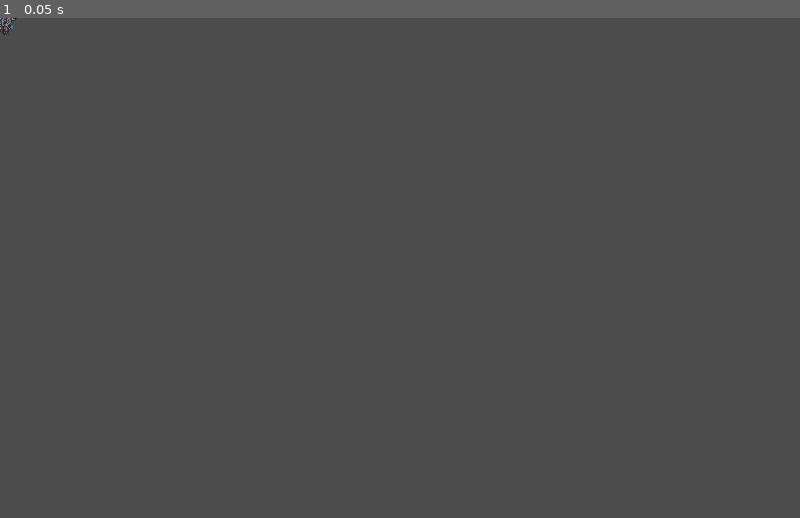
Above: before the commit, frame 1.
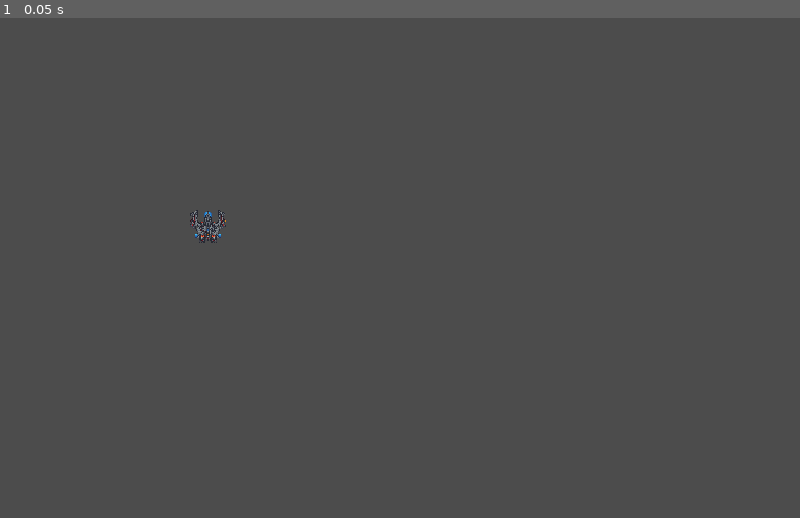
Above: after the commit, the same moment.

Repository: specialagentsoftware/spaceduel
Game: Godot game, scene res://Scenes/LargeCraft.tscn
Two runs of this game, one before a commit and one after it. Both use one fixed random seed, a clock stepped at 60 frames per second and the inputs below. This scene is started directly instead of the project's main scene.
Inputs:
- Up to frame 1 (0.05 s): no input

The runs differ from the first frame. In frame 1, 0.2% of the frame differs, in the area x 0-29%, y 0-45%.

Commit message:
ggggg

Diff:
--- a/Scenes/LargeCraft.tscn
+++ b/Scenes/LargeCraft.tscn
@@ -1,6 +1,6 @@
 [gd_scene load_steps=4 format=2]
 
-[ext_resource path="res://Scenes/LargeCraft.gd" type="Script" id=1]
+[ext_resource path="res://Scripts/LargeCraft.gd" type="Script" id=1]
 [ext_resource path="res://Assets/Large.png" type="Texture" id=2]
 
 [sub_resource type="CircleShape2D" id=1]
--- a/Scenes/LightCraft.tscn
+++ b/Scenes/LightCraft.tscn
@@ -1,6 +1,6 @@
 [gd_scene load_steps=4 format=2]
 
-[ext_resource path="res://Player.gd" type="Script" id=1]
+[ext_resource path="res://Scripts/Player.gd" type="Script" id=1]
 [ext_resource path="res://Assets/Small.png" type="Texture" id=2]
 
 [sub_resource type="CircleShape2D" id=1]
--- a/Scenes/MedCraft.tscn
+++ b/Scenes/MedCraft.tscn
@@ -1,6 +1,6 @@
 [gd_scene load_steps=4 format=2]
 
-[ext_resource path="res://Scenes/MedCraft.gd" type="Script" id=1]
+[ext_resource path="res://Scripts/MedCraft.gd" type="Script" id=1]
 [ext_resource path="res://Assets/Medium.png" type="Texture" id=2]
 
 [sub_resource type="CircleShape2D" id=1]
--- a/Scenes/Menu.gd
+++ /dev/null
@@ -1,16 +0,0 @@
-extends Control
-
-func _ready():
-	pass # Replace with function body.
-
-
-func _on_Light_pressed():
-	GameManager.startGame('Light')
-
-
-func _on_Medium_pressed():
-	GameManager.startGame('Med')
-
-
-func _on_Large_pressed():
-	GameManager.startGame('Large')
--- a/Scenes/Menu.tscn
+++ b/Scenes/Menu.tscn
@@ -5,7 +5,7 @@
 [ext_resource path="res://Assets/Large.png" type="Texture" id=3]
 [ext_resource path="res://Assets/apc.png" type="Texture" id=4]
 [ext_resource path="res://spcfnt.tres" type="DynamicFont" id=5]
-[ext_resource path="res://Scenes/Menu.gd" type="Script" id=6]
+[ext_resource path="res://Scripts/Menu.gd" type="Script" id=6]
 
 [sub_resource type="Gradient" id=1]
 offsets = PoolRealArray( 0, 0.00552486, 0.430939, 1 )
--- a/Scenes/Title.tscn
+++ b/Scenes/Title.tscn
@@ -3,7 +3,7 @@
 [ext_resource path="res://Assets/apc.png" type="Texture" id=1]
 [ext_resource path="res://spacefont.tres" type="DynamicFont" id=2]
 [ext_resource path="res://spacefontsmaller.tres" type="DynamicFont" id=3]
-[ext_resource path="res://Scenes/Title.gd" type="Script" id=4]
+[ext_resource path="res://Scripts/Title.gd" type="Script" id=4]
 
 [sub_resource type="Gradient" id=1]
 offsets = PoolRealArray( 0, 0.00552486, 0.430939, 1 )
@@ -14,16 +14,13 @@
 margin_bottom = 40.0
 rect_pivot_offset = Vector2( -335, -88 )
 script = ExtResource( 4 )
-__meta__ = {
-"_edit_use_anchors_": false
-}
 
 [node name="Camera2D" type="Camera2D" parent="."]
 position = Vector2( 956, 600 )
 current = true
 
 [node name="Background" type="Sprite" parent="."]
-position = Vector2( 915, 625 )
+position = Vector2( 916, 626 )
 scale = Vector2( 158, 100.478 )
 texture = ExtResource( 1 )
 
@@ -74,5 +71,6 @@
 rect_scale = Vector2( 1, 1.12 )
 custom_fonts/font = ExtResource( 3 )
 text = "QUIT"
+
 [connection signal="pressed" from="Start" to="." method="_on_Start_pressed"]
 [connection signal="pressed" from="Quit" to="." method="_on_Quit_pressed"]
--- a/Scenes/World.gd
+++ /dev/null
@@ -1,15 +0,0 @@
-extends Node2D
-
-# Declare member variables here. Examples:
-# var a = 2
-# var b = "text"
-onready var stars := $Stars
-
-# Called when the node enters the scene tree for the first time.
-func _ready():
-	stars.emitting = true;
-
-
-# Called every frame. 'delta' is the elapsed time since the previous frame.
-#func _process(delta):
-#	pass
--- a/Scenes/World.tscn
+++ b/Scenes/World.tscn
@@ -1,7 +1,7 @@
 [gd_scene load_steps=4 format=2]
 
 [ext_resource path="res://Assets/apc.png" type="Texture" id=1]
-[ext_resource path="res://Scenes/World.gd" type="Script" id=2]
+[ext_resource path="res://Scripts/World.gd" type="Script" id=2]
 
 [sub_resource type="Gradient" id=1]
 offsets = PoolRealArray( 0, 0.00552486, 0.430939, 1 )
--- a/Scripts/GameManager.gd
+++ b/Scripts/GameManager.gd
@@ -2,11 +2,7 @@
 
 onready var player1score = 0
 onready var player2score = 0
-onready var level = 0
-onready var worldscene = preload("res://Scenes/World.tscn")
-onready var lightcraft = preload("res://Scenes/LightCraft.tscn")
-onready var medcraft = preload("res://Scenes/MedCraft.tscn")
-onready var largecraft = preload("res://Scenes/LargeCraft.tscn")
+onready var shipType = ''
 
 func _ready():
 	pass
@@ -17,19 +13,11 @@
 func changeLevel(_lvl:String):
 	pass
 
-func startGame(shiptype:String):
+func setShipType(shiptype:String):
+	shipType = shiptype
 
-	var type
-
-	if(shiptype == 'Light'):
-		type = lightcraft
-	elif (shiptype == 'Med'):
-		type = medcraft
-	elif (shiptype == 'Large'):
-		type = largecraft
-
+func startGame():
 	get_tree().change_scene("res://Scenes/World.tscn")
-	#add_child(type)
 
 func restartGame():
 	pass
--- /dev/null
+++ b/Scripts/Menu.gd
@@ -0,0 +1,19 @@
+extends Control
+
+func _ready():
+	pass # Replace with function body.
+
+
+func _on_Light_pressed():
+	GameManager.setShipType('Light')
+	GameManager.startGame()
+
+
+func _on_Medium_pressed():
+	GameManager.setShipType('Med')
+	GameManager.startGame()
+
+
+func _on_Large_pressed():
+	GameManager.setShipType('Large')
+	GameManager.startGame()
--- a/Player.gd
+++ b/Scripts/Player.gd
@@ -10,7 +10,8 @@
 export var health: float = 0
 
 func _ready():
-	pass
+	var pos: Vector2 = Vector2(500,500)
+	self.set_position(pos)
 
 func _process(_delta):
 	pass
--- /dev/null
+++ b/Scripts/World.gd
@@ -0,0 +1,25 @@
+extends Node2D
+
+onready var lightcraft = preload("res://Scenes/LightCraft.tscn")
+onready var medcraft = preload("res://Scenes/MedCraft.tscn")
+onready var largecraft = preload("res://Scenes/LargeCraft.tscn")
+onready var stars := $Stars
+
+# Called when the node enters the scene tree for the first time.
+func _ready():
+	if(GameManager.shipType == 'Light'):
+		var playership = lightcraft.instance()
+		get_tree().current_scene.add_child(playership)
+	elif(GameManager.shipType == 'Med'):
+		var playership = medcraft.instance()
+		get_tree().current_scene.add_child(playership)
+	elif(GameManager.shipType == 'Large'):
+		var playership = largecraft.instance()
+		get_tree().current_scene.add_child(playership)
+	stars.emitting = true;
+
+
+
+# Called every frame. 'delta' is the elapsed time since the previous frame.
+#func _process(delta):
+#	pass
--- a/project.godot
+++ b/project.godot
@@ -12,22 +12,22 @@
 "base": "Player",
 "class": "LargeCraft",
 "language": "GDScript",
-"path": "res://Scenes/LargeCraft.gd"
+"path": "res://Scripts/LargeCraft.gd"
 }, {
 "base": "Player",
 "class": "LightCraft",
 "language": "GDScript",
-"path": "res://Scenes/LightCraft.gd"
+"path": "res://Scripts/LightCraft.gd"
 }, {
 "base": "Player",
 "class": "MedCraft",
 "language": "GDScript",
-"path": "res://Scenes/MedCraft.gd"
+"path": "res://Scripts/MedCraft.gd"
 }, {
 "base": "Area2D",
 "class": "Player",
 "language": "GDScript",
-"path": "res://Player.gd"
+"path": "res://Scripts/Player.gd"
 } ]
 _global_script_class_icons={
 "LargeCraft": "",
@@ -62,5 +62,5 @@
 [rendering]
 
 quality/driver/driver_name="GLES2"
+2d/snapping/use_gpu_pixel_snap=true
 environment/default_environment="res://default_env.tres"
-2d/snapping/use_gpu_pixel_snap=true
Not shown, changed: Assets/Large.png.import
Not shown, changed: Assets/Medium.png.import
Not shown, changed: Assets/Small.png.import
Not shown, changed: Assets/Space_Stars2.png.import
Not shown, changed: Assets/Sprite-0001.png.import
Not shown, changed: Assets/apc.png.import
Not shown, changed: Assets/space.png.import
Renamed: Scenes/LargeCraft.gd -> Scripts/LargeCraft.gd
Renamed: Scenes/LightCraft.gd -> Scripts/LightCraft.gd
Renamed: Scenes/MedCraft.gd -> Scripts/MedCraft.gd
Renamed: Scenes/Title.gd -> Scripts/Title.gd
Not shown, changed: icon.png.import
